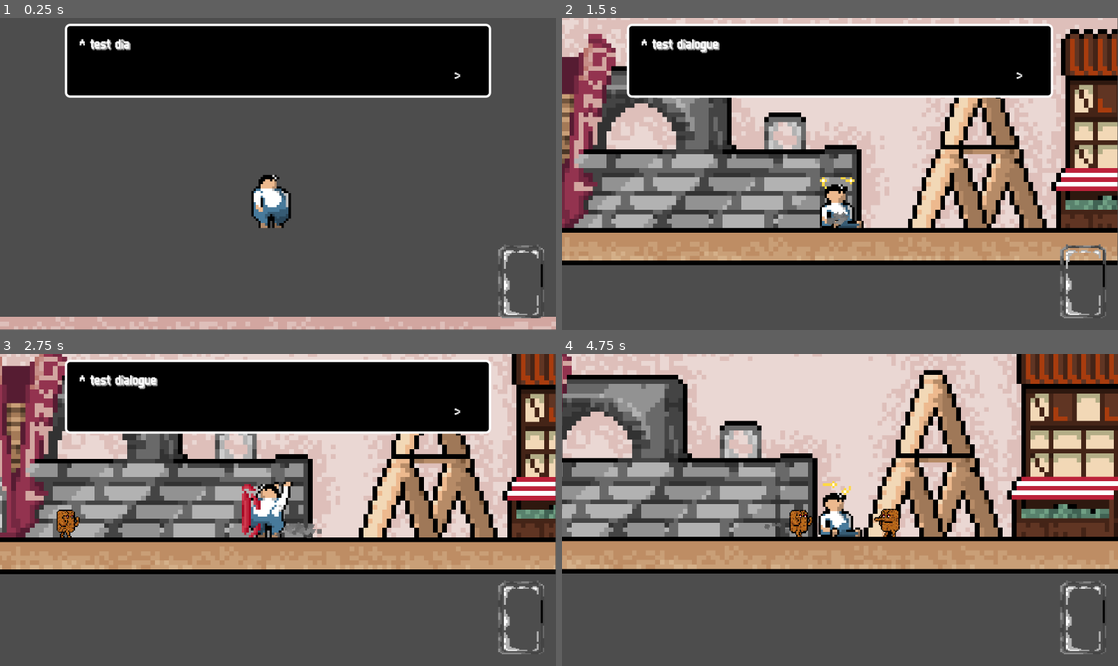
Above: before the commit, frames 1-4 (two rows, left to right).
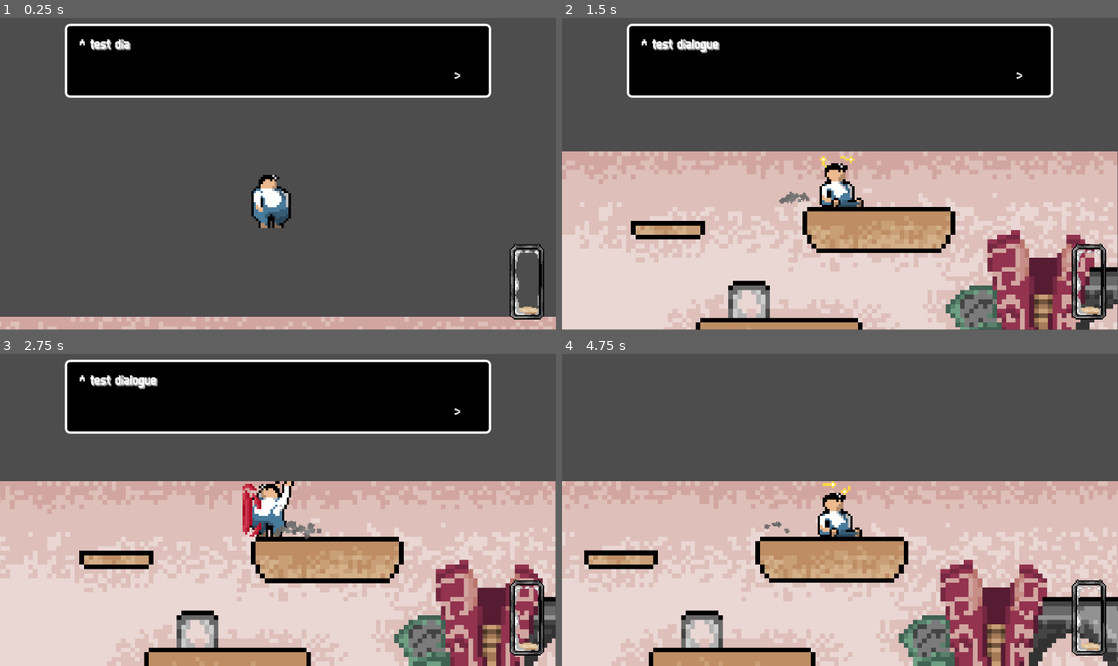
Above: after the commit, the same moments.

Repository: tixvage/bgj25.2
Game: Godot game, scene res://scenes/main.tscn
Two runs of this game, one before a commit and one after it. Both use one fixed random seed, a clock stepped at 60 frames per second and the inputs below. The engine's default icon, where the game draws it, is replaced by a stand-in: a white triangle on a blue panel in a dark square. Sound files missing from this copy of the repository are replaced by a short silence.
Inputs (mouse positions are in pixels of both pictures, inside the frame that each line leads up to):
- Up to frame 1 (0.25 s): no input
- Up to frame 2 (1.5 s): move the mouse to (962, 158) at 0.52 s; hold D (move_right) from 0.53 s (still down); right-click (962, 158) at 0.6 s; tap W (move_up) at 0.77 s; click (962, 158) at 0.8 s; move the mouse to (728, 189) at 1.27 s; click (728, 189) at 1.35 s
- Up to frame 3 (2.75 s): tap W (move_up) at 1.52 s; right-click (166, 525) at 1.55 s; move the mouse to (333, 441) at 2.02 s; release D (move_right) at 2.03 s; hold A (move_left) from 2.03 s (still down); right-click (333, 441) at 2.1 s; click (333, 441) at 2.3 s
- Up to frame 4 (4.75 s): move the mouse to (812, 572) at 2.77 s; release A (move_left) at 2.78 s; hold D (move_right) 2.78-4.28 s; click (812, 572) at 2.85 s; tap W (move_up) at 3.02, 3.77, 4.52 s; right-click (812, 572) at 3.05 s; move the mouse to (1006, 556) at 3.52 s; tap X (text_read) at 3.6 s; click (1006, 556) at 3.8 s; move the mouse to (673, 463) at 4.27 s; hold A (move_left) from 4.28 s (still down); right-click (673, 463) at 4.35 s

The runs differ from the first frame. In frame 1, 1.9% of the frame differs, in the area x 0-100%, y 72-100%; in frame 2, 78%; in frame 3, 75%; in frame 4, 92%, in the area x 0-100%, y 0-100%.

Commit message:
rolling (this one here [showtime])

Diff:
--- a/project.godot
+++ b/project.godot
@@ -33,6 +33,7 @@
 Player=""
 EnemyDead=""
 Ground=""
+Jar=""
 
 [input]
 
--- a/scenes/demo_world.tscn
+++ b/scenes/demo_world.tscn
@@ -1,10 +1,11 @@
-[gd_scene load_steps=111 format=3 uid="uid://x0rencevcxou"]
+[gd_scene load_steps=122 format=3 uid="uid://x0rencevcxou"]
 
 [ext_resource type="Texture2D" uid="uid://b01epv37djgnp" path="res://assets/sprite/biscuitlandrefined.png" id="1_8mspe"]
 [ext_resource type="Script" uid="uid://koo0xud6sagg" path="res://scripts/player.gd" id="1_hym41"]
 [ext_resource type="Script" uid="uid://g2m00mudmy2d" path="res://scripts/enemy_spawner.gd" id="2_4qpdp"]
 [ext_resource type="Script" uid="uid://bfj6hq6gj25hm" path="res://scripts/player_data.gd" id="2_70cc3"]
 [ext_resource type="Script" uid="uid://bb88lfntubb8j" path="res://scripts/particle_spawner.gd" id="2_n31jq"]
+[ext_resource type="Texture2D" uid="uid://bmtehwq10lr4w" path="res://assets/sprite/kavanozcrack.png" id="2_w7j4q"]
 [ext_resource type="Script" uid="uid://oovhr5r2b6c5" path="res://scripts/particle.gd" id="3_cwcxc"]
 [ext_resource type="Script" uid="uid://chr8f7yml27wh" path="res://scripts/projectile_pool.gd" id="3_w7j4q"]
 [ext_resource type="PackedScene" uid="uid://dvag253a51pco" path="res://scenes/enemy_bandim.tscn" id="4_4qpdp"]
@@ -18,6 +19,12 @@
 [ext_resource type="Shader" uid="uid://wykxxfv30sal" path="res://shaders/flash.gdshader" id="13_jgk0q"]
 [ext_resource type="Texture2D" uid="uid://derygaq2a35u" path="res://assets/sprite/biscuithunter4.png" id="17_w2ry6"]
 
+[sub_resource type="WorldBoundaryShape2D" id="WorldBoundaryShape2D_w2ry6"]
+normal = Vector2(1, 0)
+
+[sub_resource type="WorldBoundaryShape2D" id="WorldBoundaryShape2D_w7j4q"]
+normal = Vector2(-1, 0)
+
 [sub_resource type="RectangleShape2D" id="RectangleShape2D_w2ry6"]
 size = Vector2(120, 16)
 
@@ -47,6 +54,57 @@
 
 [sub_resource type="RectangleShape2D" id="RectangleShape2D_q7k23"]
 size = Vector2(1012, 20)
+
+[sub_resource type="AtlasTexture" id="AtlasTexture_16f17"]
+atlas = ExtResource("2_w7j4q")
+region = Rect2(24, 0, 24, 24)
+
+[sub_resource type="AtlasTexture" id="AtlasTexture_orotv"]
+atlas = ExtResource("2_w7j4q")
+region = Rect2(48, 0, 24, 24)
+
+[sub_resource type="AtlasTexture" id="AtlasTexture_qunj6"]
+atlas = ExtResource("2_w7j4q")
+region = Rect2(72, 0, 24, 24)
+
+[sub_resource type="AtlasTexture" id="AtlasTexture_q7qos"]
+atlas = ExtResource("2_w7j4q")
+region = Rect2(96, 0, 24, 24)
+
+[sub_resource type="AtlasTexture" id="AtlasTexture_1h45v"]
+atlas = ExtResource("2_w7j4q")
+region = Rect2(0, 0, 24, 24)
+
+[sub_resource type="SpriteFrames" id="SpriteFrames_pqmrx"]
+animations = [{
+"frames": [{
+"duration": 1.0,
+"texture": SubResource("AtlasTexture_16f17")
+}, {
+"duration": 1.0,
+"texture": SubResource("AtlasTexture_orotv")
+}, {
+"duration": 1.0,
+"texture": SubResource("AtlasTexture_qunj6")
+}, {
+"duration": 1.0,
+"texture": SubResource("AtlasTexture_q7qos")
+}],
+"loop": false,
+"name": &"crack",
+"speed": 5.0
+}, {
+"frames": [{
+"duration": 1.0,
+"texture": SubResource("AtlasTexture_1h45v")
+}],
+"loop": true,
+"name": &"default",
+"speed": 5.0
+}]
+
+[sub_resource type="RectangleShape2D" id="RectangleShape2D_3g216"]
+size = Vector2(50, 50)
 
 [sub_resource type="Resource" id="Resource_qtveh"]
 script = ExtResource("3_cwcxc")
@@ -69,7 +127,7 @@
 [sub_resource type="Resource" id="Resource_25m8j"]
 script = ExtResource("2_70cc3")
 move_speed = 300.0
-jump_force = 600.0
+jump_force = 350.0
 damage_amount = 10.0
 mass = 7.0
 damage_area = Vector2(200, 20)
@@ -80,7 +138,7 @@
 [sub_resource type="Resource" id="Resource_4qpdp"]
 script = ExtResource("2_70cc3")
 move_speed = 250.0
-jump_force = 500.0
+jump_force = 320.0
 damage_amount = 20.0
 mass = 13.0
 damage_area = Vector2(250, 20)
@@ -91,7 +149,7 @@
 [sub_resource type="Resource" id="Resource_n31jq"]
 script = ExtResource("2_70cc3")
 move_speed = 200.0
-jump_force = 450.0
+jump_force = 300.0
 damage_amount = 30.0
 mass = 27.0
 damage_area = Vector2(300, 20)
@@ -103,7 +161,7 @@
 script = ExtResource("2_70cc3")
 move_speed = 150.0
 jump_force = 0.0
-damage_amount = 50.0
+damage_amount = 100.0
 mass = 50.0
 damage_area = Vector2(400, 20)
 required_xp_for_next = 600
@@ -111,7 +169,7 @@
 metadata/_custom_type_script = "uid://bfj6hq6gj25hm"
 
 [sub_resource type="RectangleShape2D" id="RectangleShape2D_seb5k"]
-size = Vector2(50, 40)
+size = Vector2(70, 40)
 
 [sub_resource type="RectangleShape2D" id="RectangleShape2D_1464v"]
 size = Vector2(30, 30)
@@ -776,14 +834,26 @@
 "speed": 5.0
 }, {
 "frames": [{
-"duration": 1.0,
+"duration": 1.5,
 "texture": SubResource("AtlasTexture_k1sfd")
 }, {
-"duration": 1.0,
+"duration": 1.5,
 "texture": SubResource("AtlasTexture_17bs4")
-}],
-"loop": false,
-"name": &"roll",
+}, {
+"duration": 1.5,
+"texture": SubResource("AtlasTexture_k1sfd")
+}, {
+"duration": 1.5,
+"texture": SubResource("AtlasTexture_17bs4")
+}, {
+"duration": 1.5,
+"texture": SubResource("AtlasTexture_k1sfd")
+}, {
+"duration": 1.5,
+"texture": SubResource("AtlasTexture_17bs4")
+}],
+"loop": false,
+"name": &"roll_4",
 "speed": 5.0
 }, {
 "frames": [{
@@ -839,15 +909,32 @@
 [sub_resource type="RectangleShape2D" id="RectangleShape2D_4qpdp"]
 size = Vector2(20, 48)
 
+[sub_resource type="RectangleShape2D" id="RectangleShape2D_p0g0p"]
+size = Vector2(48, 48)
+
 [node name="DemoWorld" type="Node2D"]
 
 [node name="Map" type="Node2D" parent="."]
-position = Vector2(-51, 466)
+position = Vector2(362, 466)
 
 [node name="Texture" type="Sprite2D" parent="Map"]
 scale = Vector2(4, 4)
 texture = ExtResource("1_8mspe")
 
+[node name="WorldLimits" type="Node2D" parent="Map"]
+
+[node name="Left" type="StaticBody2D" parent="Map/WorldLimits"]
+position = Vector2(-719, 0)
+
+[node name="CollisionShape2D" type="CollisionShape2D" parent="Map/WorldLimits/Left"]
+shape = SubResource("WorldBoundaryShape2D_w2ry6")
+
+[node name="Right" type="StaticBody2D" parent="Map/WorldLimits"]
+position = Vector2(719, -13)
+
+[node name="CollisionShape2D" type="CollisionShape2D" parent="Map/WorldLimits/Right"]
+shape = SubResource("WorldBoundaryShape2D_w7j4q")
+
 [node name="Platforms" type="Node2D" parent="Map"]
 
 [node name="Platform1" type="StaticBody2D" parent="Map/Platforms"]
@@ -855,42 +942,49 @@
 
 [node name="CollisionShape2D" type="CollisionShape2D" parent="Map/Platforms/Platform1"]
 shape = SubResource("RectangleShape2D_w2ry6")
+one_way_collision = true
 
 [node name="Platform2" type="StaticBody2D" parent="Map/Platforms"]
 position = Vector2(-368, 24)
 
 [node name="CollisionShape2D" type="CollisionShape2D" parent="Map/Platforms/Platform2"]
 shape = SubResource("RectangleShape2D_w2ry6")
+one_way_collision = true
 
 [node name="Platform3" type="StaticBody2D" parent="Map/Platforms"]
 position = Vector2(-480, -48)
 
 [node name="CollisionShape2D" type="CollisionShape2D" parent="Map/Platforms/Platform3"]
 shape = SubResource("RectangleShape2D_w7j4q")
+one_way_collision = true
 
 [node name="Platform4" type="StaticBody2D" parent="Map/Platforms"]
 position = Vector2(-296, -56)
 
 [node name="CollisionShape2D" type="CollisionShape2D" parent="Map/Platforms/Platform4"]
 shape = SubResource("RectangleShape2D_8mspe")
+one_way_collision = true
 
 [node name="Platform5" type="StaticBody2D" parent="Map/Platforms"]
 position = Vector2(-136, -68)
 
 [node name="CollisionShape2D" type="CollisionShape2D" parent="Map/Platforms/Platform5"]
 shape = SubResource("RectangleShape2D_sane6")
+one_way_collision = true
 
 [node name="Platform6" type="StaticBody2D" parent="Map/Platforms"]
 position = Vector2(46, -68)
 
 [node name="CollisionShape2D" type="CollisionShape2D" parent="Map/Platforms/Platform6"]
 shape = SubResource("RectangleShape2D_2wp0k")
+one_way_collision = true
 
 [node name="Platform7" type="StaticBody2D" parent="Map/Platforms"]
 position = Vector2(-40, 30)
 
 [node name="CollisionShape2D" type="CollisionShape2D" parent="Map/Platforms/Platform7"]
 shape = SubResource("RectangleShape2D_ike0u")
+one_way_collision = true
 
 [node name="Ground" type="Node2D" parent="Map"]
 
@@ -917,6 +1011,19 @@
 
 [node name="CollisionShape2D" type="CollisionShape2D" parent="Map/Ground/Ground4"]
 shape = SubResource("RectangleShape2D_q7k23")
+
+[node name="Jars" type="Node2D" parent="Map"]
+
+[node name="Jar1" type="StaticBody2D" parent="Map/Jars" groups=["Jar"]]
+position = Vector2(-215, 56)
+
+[node name="AnimatedSprite2D" type="AnimatedSprite2D" parent="Map/Jars/Jar1"]
+scale = Vector2(4, 4)
+sprite_frames = SubResource("SpriteFrames_pqmrx")
+
+[node name="CollisionShape2D" type="CollisionShape2D" parent="Map/Jars/Jar1"]
+position = Vector2(-18, 23)
+shape = SubResource("RectangleShape2D_3g216")
 
 [node name="ProjectilePool" type="Node2D" parent="."]
 script = ExtResource("3_w7j4q")
@@ -935,18 +1042,18 @@
 [node name="LOTUS" type="Node2D" parent="EnemySpawnPoints"]
 
 [node name="1" type="Marker2D" parent="EnemySpawnPoints/LOTUS"]
-position = Vector2(39, 516)
+position = Vector2(861, 518)
 
 [node name="2" type="Marker2D" parent="EnemySpawnPoints/LOTUS"]
-position = Vector2(531, 431)
+position = Vector2(948, 516)
 
 [node name="BANDIM" type="Node2D" parent="EnemySpawnPoints"]
 
 [node name="1" type="Marker2D" parent="EnemySpawnPoints/BANDIM"]
-position = Vector2(207, 483)
+position = Vector2(516, 516)
 
 [node name="2" type="Marker2D" parent="EnemySpawnPoints/BANDIM"]
-position = Vector2(357, 483)
+position = Vector2(699, 523)
 
 [node name="EnemySpawner" type="Node2D" parent="." node_paths=PackedStringArray("pool", "spawn_points")]
 script = ExtResource("2_4qpdp")
@@ -968,7 +1075,7 @@
 [node name="Root" type="Node2D" parent="Player"]
 
 [node name="StomachArea" type="Area2D" parent="Player/Root"]
-position = Vector2(29, 4)
+position = Vector2(33, 4)
 
 [node name="CollisionShape2D" type="CollisionShape2D" parent="Player/Root/StomachArea"]
 shape = SubResource("RectangleShape2D_seb5k")
@@ -998,7 +1105,7 @@
 material = SubResource("ShaderMaterial_ll1pc")
 scale = Vector2(2, 2)
 sprite_frames = SubResource("SpriteFrames_1464v")
-animation = &"jump_1"
+animation = &"roll_4"
 
 [node name="AutoJumpCast" type="RayCast2D" parent="Player/Root"]
 position = Vector2(0, 21)
@@ -1016,7 +1123,7 @@
 shape = SubResource("RectangleShape2D_tdn6g")
 
 [node name="DashRay" type="RayCast2D" parent="Player"]
-target_position = Vector2(0, 90)
+target_position = Vector2(0, 60)
 
 [node name="GhostSpawnTimer" type="Timer" parent="Player"]
 wait_time = 0.02
@@ -1030,6 +1137,11 @@
 
 [node name="CollisionShape2D" type="CollisionShape2D" parent="Player/Body"]
 shape = SubResource("RectangleShape2D_4qpdp")
+
+[node name="RollArea" type="Area2D" parent="Player"]
+
+[node name="CollisionShape2D" type="CollisionShape2D" parent="Player/RollArea"]
+shape = SubResource("RectangleShape2D_p0g0p")
 
 [connection signal="animation_changed" from="Player/Root/AnimatedSprite2D" to="Player" method="_on_animated_sprite_2d_animation_changed"]
 [connection signal="animation_finished" from="Player/Root/AnimatedSprite2D" to="Player" method="_on_animated_sprite_2d_animation_finished"]
--- a/scenes/enemy_bandim.tscn
+++ b/scenes/enemy_bandim.tscn
@@ -9,7 +9,7 @@
 script = ExtResource("2_78ggm")
 type = 1
 xp_gain = 20
-xp_steal = 0.0
+xp_steal = 10.0
 metadata/_custom_type_script = "uid://cper3rsha37eo"
 
 [sub_resource type="RectangleShape2D" id="RectangleShape2D_nq4ng"]
--- a/scenes/enemy_lotus.tscn
+++ b/scenes/enemy_lotus.tscn
@@ -9,7 +9,7 @@
 script = ExtResource("2_gqwvd")
 type = 0
 xp_gain = 20
-xp_steal = 0.0
+xp_steal = 10.0
 metadata/_custom_type_script = "uid://cper3rsha37eo"
 
 [sub_resource type="RectangleShape2D" id="RectangleShape2D_1464v"]
--- a/scenes/main.tscn
+++ b/scenes/main.tscn
@@ -107,8 +107,8 @@
 
 [node name="EnemyManager" type="Node" parent="."]
 script = ExtResource("7_85g3d")
-world_limit_min = -100.0
-world_limit_max = 1000.0
+world_limit_min = -715.0
+world_limit_max = 715.0
 
 [node name="PlayerManager" type="Node" parent="."]
 script = ExtResource("8_choun")
--- a/scenes/xp_layer.tscn
+++ b/scenes/xp_layer.tscn
@@ -14,10 +14,10 @@
 anchor_top = 1.0
 anchor_right = 1.0
 anchor_bottom = 1.0
-offset_left = -50.0
-offset_top = -74.0
+offset_left = -40.0
+offset_top = -75.0
 offset_right = -10.0
-offset_bottom = -10.0
+offset_bottom = -9.0
 grow_horizontal = 0
 grow_vertical = 0
 size_flags_horizontal = 8
@@ -28,7 +28,7 @@
 layout_mode = 0
 offset_left = 5.0
 offset_top = 6.0
-offset_right = 35.0
+offset_right = 25.0
 offset_bottom = 61.0
 
 [node name="VBoxContainer" type="VBoxContainer" parent="TextureRect/MarginContainer"]
--- a/scripts/enemy_bandim.gd
+++ b/scripts/enemy_bandim.gd
@@ -20,7 +20,7 @@
 const KNOCKBACK_TIME: float = 0.7
 const IDLE_TIME: float = 1.0
 const FIRE_ANIM_TIME: float = 1.0
-const FIRE_TIME: float = FIRE_ANIM_TIME / 5.0
+const FIRE_TIME: float = FIRE_ANIM_TIME / 2.0
 const MAX_FIRE: float = 10.0
 const MAX_CHASE_BEFORE_ESCAPE: int = 3
 const CHASE_LIMIT_MAX: float = 150.0
@@ -96,7 +96,7 @@
 		sprite.material.set_shader_parameter("flash_amount", 0.8)
 
 
-func damage_from_up(raw_nearness: float, mass: float) -> void:
+func damage_from_up(raw_nearness: float, mass: float, direct_damage: float = 0.0) -> void:
 	if state in [State.DIE, State.WAIT_FOR_EAT]: return
 	var nearness: float = absf(raw_nearness)
 	apply_knockback(
@@ -106,7 +106,7 @@
 			nearness * mass * KNOCKBACK_FORCE_Y * Global.rng.randf_range(0.8, 1.2),
 		)
 	)
-	var damage_amount: float = mass * nearness * 2
+	var damage_amount: float = mass * nearness * 2 if direct_damage == 0.0 else direct_damage
 	damage(damage_amount, true)
 
 
@@ -165,6 +165,8 @@
 
 	if state == State.CHASE:
 		var target_x: float = player_position.x + player_offset if global_position.x > player_position.x else player_position.x - player_offset
+
+		target_x = clampf(target_x, Global.enemy_manager.world_limit_min, Global.enemy_manager.world_limit_max)
 
 		velocity.x = global_position.direction_to(Vector2(target_x, global_position.y)).x * SPEED
 		if obstacle_ray.is_colliding() and is_on_floor():
--- a/scripts/enemy_lotus.gd
+++ b/scripts/enemy_lotus.gd
@@ -99,7 +99,7 @@
 			sprite.material.set_shader_parameter("line_scale", 1.0)
 
 
-func damage_from_up(raw_nearness: float, mass: float) -> void:
+func damage_from_up(raw_nearness: float, mass: float, direct_damage: float = 0.0) -> void:
 	if state in [State.DIE, State.WAIT_FOR_EAT]: return
 	var nearness: float = absf(raw_nearness)
 	apply_knockback(
@@ -109,7 +109,7 @@
 			nearness * mass * KNOCKBACK_FORCE_Y * Global.rng.randf_range(0.8, 1.2),
 		)
 	)
-	var damage_amount: float = mass * nearness * 2
+	var damage_amount: float = mass * nearness * 2 if direct_damage == 0.0 else direct_damage
 	damage(damage_amount, true)
 
 
@@ -167,6 +167,8 @@
 	if state == State.CHASE:
 		var player_position: Vector2 = Global.player_manager.player.global_position
 		var target_x: float = player_position.x + player_offset if global_position.x > player_position.x else player_position.x - player_offset
+
+		target_x = clampf(target_x, Global.enemy_manager.world_limit_min, Global.enemy_manager.world_limit_max)
 
 		velocity.x = global_position.direction_to(Vector2(target_x, global_position.y)).x * SPEED
 		if obstacle_ray.is_colliding() and is_on_floor():
--- a/scripts/player.gd
+++ b/scripts/player.gd
@@ -10,7 +10,7 @@
 const DASH_FORCE: float = 90.0
 const DASH_LIMIT: float = 150.0
 const SHAKE_FORCE: float = 1.0
-const WEIGHT_ANIM_MAX: int = 8
+const WEIGHT_ANIM_MAX: int = 12
 
 @onready var shader_timer: Timer = $ShaderTimer
 @onready var dash_ray: RayCast2D = $DashRay
@@ -18,6 +18,7 @@
 @onready var dash_damage_area: Area2D = $DashDamageArea
 @onready var dash_damage_collision: CollisionShape2D = $DashDamageArea/CollisionShape2D
 @onready var body_area: Area2D = $Body
+@onready var roll_area: Area2D = $RollArea
 @onready var root: Node2D = $Root
 #@onready var sprite: Sprite2D = $Root/Sprite2D
 @onready var stomach_area: Area2D = $Root/StomachArea
@@ -50,9 +51,17 @@
 	current_data += 1
 
 
+func previous_data() -> void:
+	chocolate_amount = 0
+	sprite.material.set_shader_parameter("chocolate_amount", chocolate_amount)
+	current_data -= 1
+	xp = data.required_xp_for_next - 20
+
+
 func _ready() -> void:
 	Global.player_manager.player = self
 	change_data(3)
+	add_xp(50)
 	play_animation("idle")
 
 
@@ -83,6 +92,17 @@
 	Global.camera_manager.shake(SHAKE_FORCE * 0.6, 10)
 
 
+func get_skinny():
+	Global.enemy_manager.lock = true
+	weight_change = true
+	shader_timer.stop()
+	shader_timer.start()
+	sprite.material.set_shader_parameter("flash_light", Vector4(1.0, 1.0, 1.0, 1.0))
+	sprite.material.set_shader_parameter("flash_amount", 0.7)
+	previous_data()
+	play_animation("change")
+
+
 func get_fat():
 	Global.enemy_manager.lock = true
 	weight_change = true
@@ -96,10 +116,12 @@
 
 func add_xp(amount: float) -> void:
 	xp += amount
-	xp = min(xp, data.required_xp_for_next)
+	xp = clamp(xp, 0.0, data.required_xp_for_next)
 	Global.stat_manager.update_xp(xp, data.required_xp_for_next)
 	if xp == data.required_xp_for_next:
 		get_fat()
+	elif xp == 0.0:
+		get_skinny()
 
 
 func get_current_data() -> PlayerData:
@@ -151,7 +173,7 @@
 	if velocity.x != 0: root.scale.x = 1 if velocity.x > 0 else -1
 
 	var anim := get_animation()
-	if not anim in ["hit", "dash_end", "finger", "river", "change"]:
+	if not anim in ["hit", "dash_end", "finger", "river", "change", "roll"]:
 		if is_dashing:
 			play_animation("dash_start")
 		if velocity == Vector2.ZERO:
@@ -173,7 +195,7 @@
 			var count: int = 0
 			for body in bodies:
 				if body.is_in_group("EnemyDash"):
-					body.get_parent().damage_from_up(sign(body.global_position.x - global_position.x) * 0.3, data.mass)
+					body.get_parent().damage_from_up(sign(body.global_position.x - global_position.x) * 0.3, data.mass, data.damage_amount)
 					if count == 0:Global.audio_manager.create_audio(SoundEffect.Type.HIT)
 					count += 1
 		else:
@@ -203,8 +225,13 @@
 		coyote_timer = coyote_time
 	else:
 		coyote_timer = max(coyote_timer - delta, 0.0)
-	var can_dash: bool = not on_floor and not dash_ray.is_colliding() and not data.extra_fat and not locked
+	var can_dash: bool = (not on_floor and not dash_ray.is_colliding()
+						  and not data.extra_fat and not locked) \
+						  or data.extra_fat
 	var can_move: bool = not is_dashing and not locked
+	var anim := get_animation()
+	var can_roll: bool = anim in ["roll"] and data.extra_fat
+
 	var accel = ground_accel if on_floor else air_accel
 
 	var possible_jump_object := auto_jump_cast.get_collider()
@@ -215,7 +242,11 @@
 		velocity += get_gravity() * delta
 
 	if Input.is_action_just_pressed("move_down") and can_dash:
-		start_dash()
+		if data.extra_fat:
+			play_animation("roll")
+			print("i likes tos")
+		else:
+			start_dash()
 
 	if on_floor and is_dashing:
 		stop_dash()
@@ -229,6 +260,20 @@
 
 	if Input.is_action_just_pressed("move_up") and can_jump:
 		velocity.y = -data.jump_force
+
+	if can_roll:
+		var bodies := roll_area.get_overlapping_bodies()
+		for body in bodies:
+			if body.is_in_group("Jar"):
+				#bruh
+				var jar_sprite: AnimatedSprite2D = body.get_child(0)
+				var jar_collision: CollisionShape2D = body.get_child(1)
+				#bruh end
+				jar_collision.disabled = true
+				jar_sprite.play("crack")
+				jar_sprite.animation_finished.connect(body.queue_free)
+				break
+		velocity.x = 300.0 * root.scale.x
 
 	var direction := Input.get_axis("move_left", "move_right") if can_move else 0.0
 	move_particle.emitting = velocity.x != 0.0 and on_floor
@@ -255,7 +300,7 @@
 	locked = false
 	if anim in ["change"]:
 		add_xp(0)
-	if anim in ["hit", "dash_end", "river", "finger", "change"]:
+	if anim in ["hit", "dash_end", "river", "finger", "change", "roll"]:
 		play_animation("idle")
 
 
@@ -263,7 +308,7 @@
 	var anim := get_animation()
 	if anim in ["dash_end", "river", "finger", "change"]:
 		locked = true
-	if anim in ["hit"] and data.extra_fat:
+	if anim in ["hit", "roll"] and data.extra_fat:
 		locked = true
 
 
--- a/scripts/xp_layer.gd
+++ b/scripts/xp_layer.gd
@@ -4,7 +4,7 @@
 @onready var container: VBoxContainer = $TextureRect/MarginContainer/VBoxContainer
 @export var cookie_scene: Resource
 
-const MAX_COOKIE_COUNT: float = 6.0
+const MAX_COOKIE_COUNT: float = 10.0
 
 
 func update_xp(xp: float, required_xp: float) -> void:
Binary file changed: assets/sprite/the_jar.png
